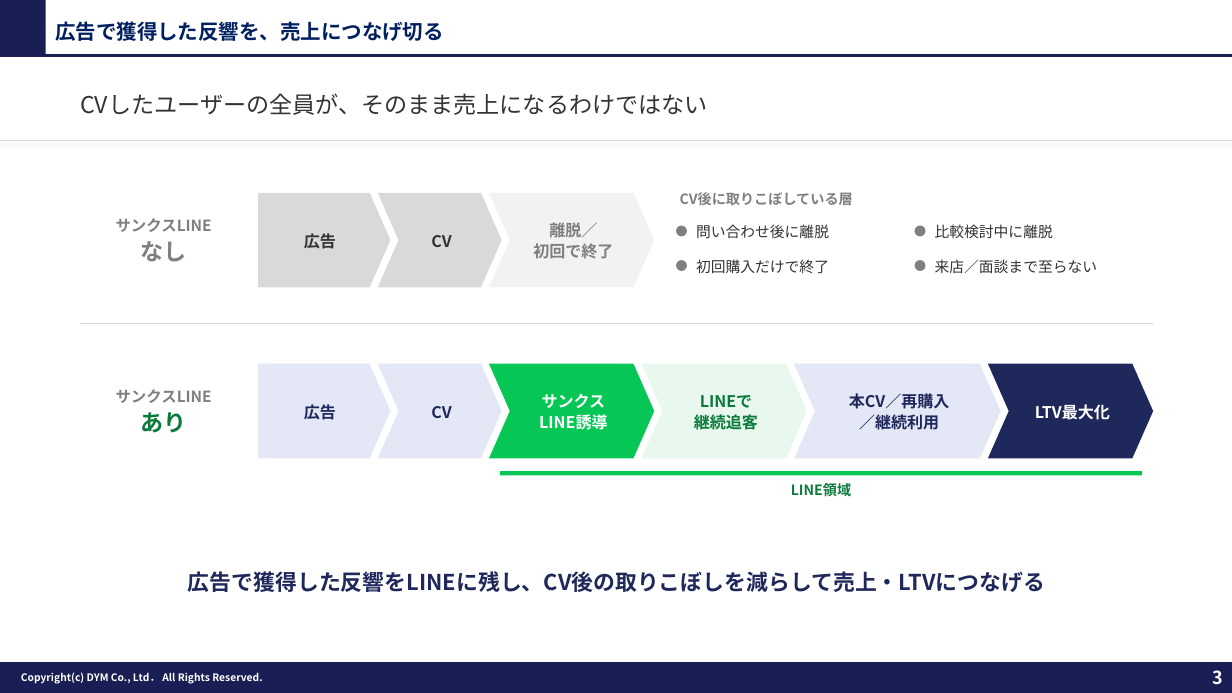
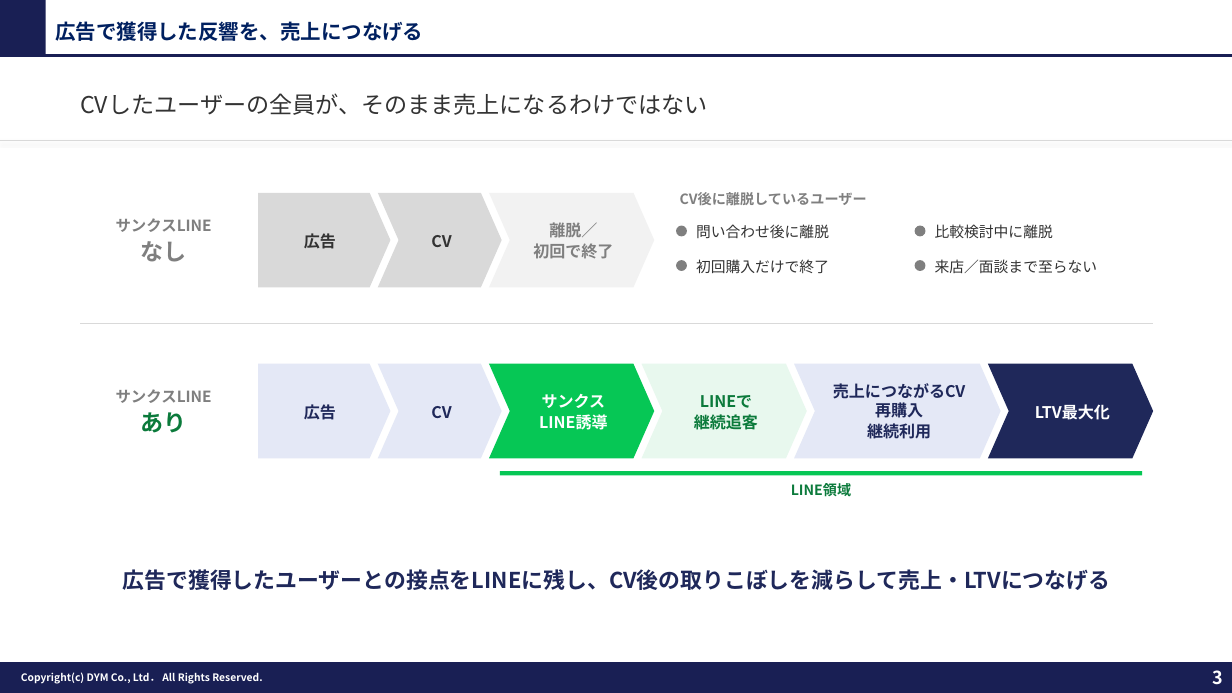
Before and after one commit to tonomura-r-dev/folder, a slide deck: slide 3 of 20261006_サンクスLINE誘導のご提案_業界別ver2.0.pptx. Drawn at 1232x693 pixels with LibreOffice and Linux fonts; fonts in the diff are those of the drawing; background and template pictures are left out. Boxes give left, top, right and bottom in pixels: in the first picture for what was removed or moved away, otherwise in the second. Text is boxed around its words. In the diff, an @@ line names an element or a change of style, - is before the commit and + after.

```diff
--- a/20261006_サンクスLINE誘導のご提案_業界別ver2.0.pptx
+++ b/20261006_サンクスLINE誘導のご提案_業界別ver2.0.pptx
@@ text at [55, 21, 423, 41]: text changed @@
-広告で獲得した反響を、売上につなげ切る
+広告で獲得した反響を、売上につなげる
@@ text at [680, 192, 867, 205]: text changed @@
-CV後に取りこぼしている層
+CV後に離脱しているユーザー
@@ text at [833, 383, 965, 439]: text changed @@
-本CV／再購入
-／継続利用
+売上につながるCV
+再購入
+継続利用
@@ text at [123, 569, 1111, 590]: text changed @@
-広告で獲得した反響をLINEに残し、CV後の取りこぼしを減らして売上・LTVにつなげる
+広告で獲得したユーザーとの接点をLINEに残し、CV後の取りこぼしを減らして売上・LTVにつなげる
```
Also in this commit, not shown: 2 other slides changed, 8 other files.
